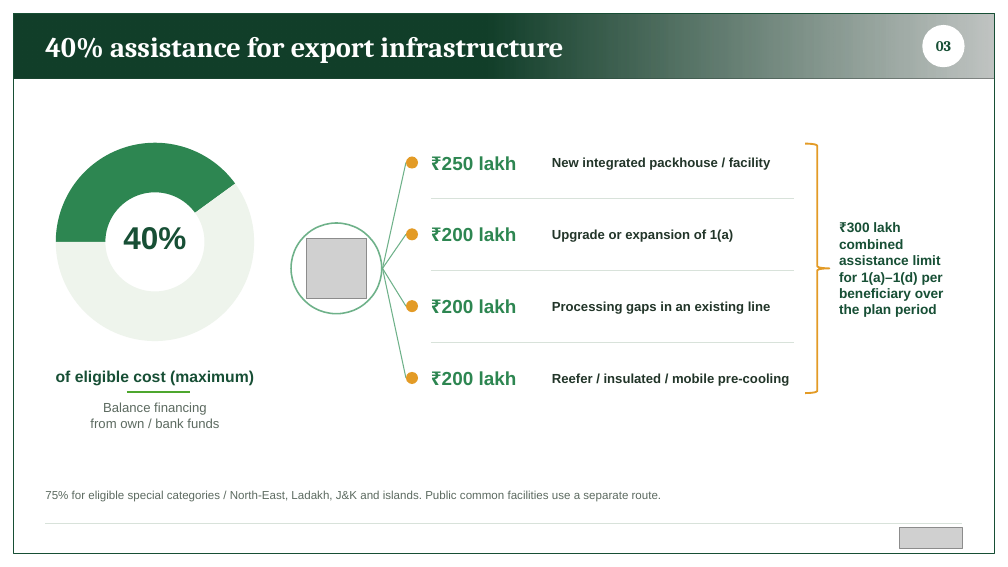
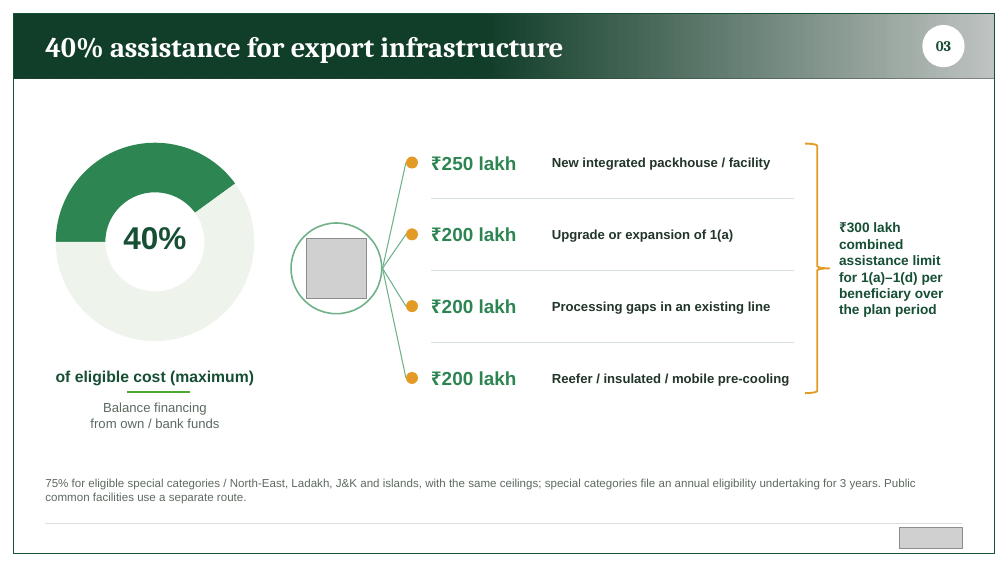
Before and after one commit to BantheFox012/FM, a slide deck: slide 3 of APEDA_BKNY_Standard_40_Percent.pptx. Drawn at 1008x567 pixels with LibreOffice and Linux fonts; fonts in the diff are those of the drawing; grey boxes stand for pictures. Boxes give left, top, right and bottom in pixels: in the first picture for what was removed or moved away, otherwise in the second. Text is boxed around its words. In the diff, an @@ line names an element or a change of style, - is before the commit and + after.

```diff
--- a/APEDA_BKNY_Standard_40_Percent.pptx
+++ b/APEDA_BKNY_Standard_40_Percent.pptx
@@ text at (45, 478, 916, 504): text changed @@
-75% for eligible special categories / North-East, Ladakh, J&K and islands. Public common facilities use a separate route.
+75% for eligible special categories / North-East, Ladakh, J&K and islands, with the same ceilings; special categories file an annual eligibility undertaking for 3 years. Public common facilities use a separate route.
```
Also in this commit, not shown: 5 other slides changed.
